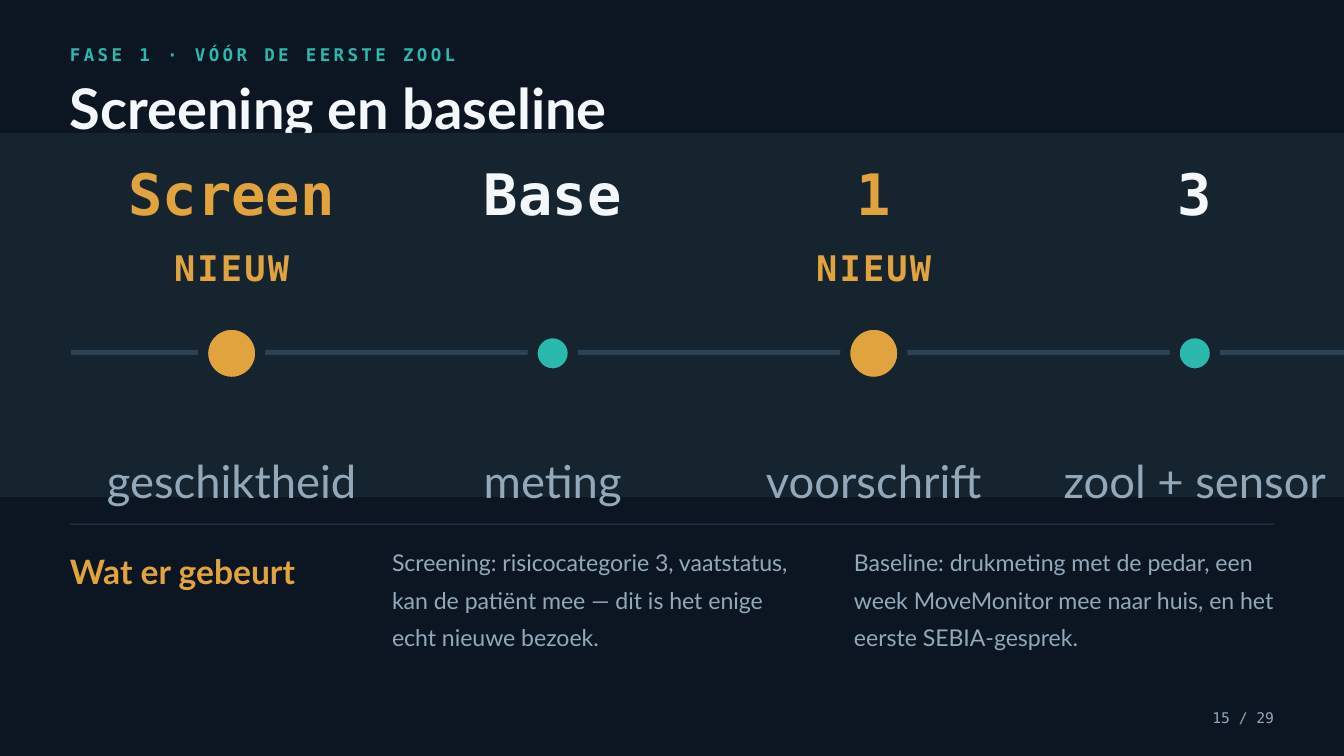
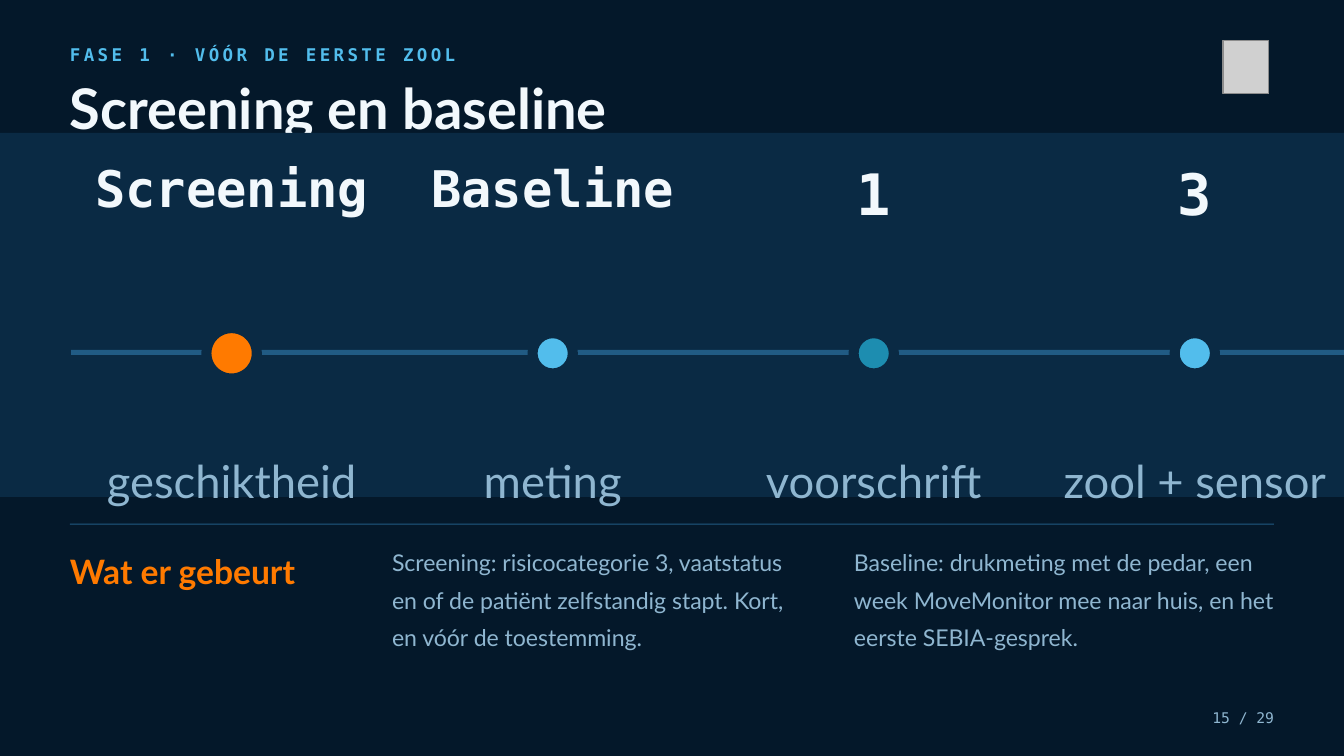
Before and after one commit to Dellfs/paradise-project, a slide deck: slide 15 of PARADISE_presentatie/PARADISE_informatiesessie_voetklinieken.pptx. Drawn at 1344x756 pixels with LibreOffice and Linux fonts; fonts in the diff are those of the drawing; grey boxes stand for pictures. Boxes give left, top, right and bottom in pixels: in the first picture for what was removed or moved away, otherwise in the second. Text is boxed around its words. In the diff, an @@ line names an element or a change of style, - is before the commit and + after.

```diff
--- a/PARADISE_presentatie/PARADISE_informatiesessie_voetklinieken.pptx
+++ b/PARADISE_presentatie/PARADISE_informatiesessie_voetklinieken.pptx
@@ rectangle at (x1=0, y1=0, x2=1344, y2=756): fill #0B1622 to #04182A @@
@@ text "FASE 1 · VÓÓR DE ..." at (x1=70, y1=48, x2=455, y2=62): text colour #2BB9AD to #52BDEC @@
@@ picture added at (x1=1223, y1=40, x2=1269, y2=94) @@
@@ text "Screening en baseline" at (x1=70, y1=87, x2=607, y2=133): text colour #F4F8FB to #F2F8FC @@
@@ rectangle at (x1=0, y1=133, x2=1344, y2=497): fill #16242F to #0A2A44 @@
@@ text "1" at (x1=857, y1=173, x2=891, y2=215): text colour #E0A33D to #F2F8FC @@
@@ text "3" at (x1=1178, y1=172, x2=1212, y2=216): text colour #F4F8FB to #F2F8FC @@
@@ text at (x1=95, y1=166, x2=368, y2=218): text changed; size 40.8 to 36 pt; text colour #E0A33D to #F2F8FC @@
-Screen
+Screening
@@ text at (x1=431, y1=166, x2=674, y2=208): text changed; size 40.8 to 36 pt; text colour #F4F8FB to #F2F8FC @@
-Base
+Baseline
@@ text removed at (x1=174, y1=255, x2=289, y2=282) @@
-NIEUW
@@ text removed at (x1=816, y1=255, x2=931, y2=282) @@
-NIEUW
@@ ellipse resized from (x1=203, y1=325, x2=260, y2=382) to (x1=207, y1=329, x2=257, y2=379) @@
@@ ellipse at (x1=207, y1=329, x2=257, y2=379): fill #E0A33D to #FF7A00; outline #16242F 7.2 pt to #0A2A44 7.2 pt @@
@@ rectangle at (x1=72, y1=350, x2=1344, y2=355): fill #2C4356 to #215B84 @@
@@ ellipse at (x1=532, y1=334, x2=573, y2=374): fill #2BB9AD to #52BDEC; outline #16242F 7.2 pt to #0A2A44 7.2 pt @@
@@ ellipse resized from (x1=845, y1=325, x2=902, y2=382) to (x1=854, y1=334, x2=894, y2=374) @@
@@ ellipse at (x1=854, y1=334, x2=894, y2=374): fill #E0A33D to #1D8DB0; outline #16242F 7.2 pt to #0A2A44 7.2 pt @@
@@ ellipse at (x1=1175, y1=334, x2=1215, y2=374): fill #2BB9AD to #52BDEC; outline #16242F 7.2 pt to #0A2A44 7.2 pt @@
@@ rectangle at (x1=70, y1=523, x2=1273, y2=524): fill #2C4356 to #215B84 @@
@@ text "Wat er gebeurt" at (x1=70, y1=559, x2=295, y2=590): text colour #E0A33D to #FF7A00 @@
@@ text at (x1=392, y1=554, x2=783, y2=650): text changed; text colour #93A9BA to #8FB6D0 @@
-Screening: risicocategorie 3, vaatstatus, kan de patiënt mee — dit is het enige echt nieuwe bezoek.
+Screening: risicocategorie 3, vaatstatus en of de patiënt zelfstandig stapt. Kort, en vóór de toestemming.
@@ text colour #93A9BA to #8FB6D0 in 6 elements at (x1=107, y1=464, x2=356, y2=506), (x1=484, y1=465, x2=622, y2=506), (x1=766, y1=464, x2=982, y2=499), (x1=1064, y1=464, x2=1326, y2=499), (x1=854, y1=554, x2=1273, y2=650), (x1=1212, y1=712, x2=1274, y2=723) @@
```
Also in this commit, not shown: 27 other slides changed, 1 slide added, 1 slide removed, 5 other files.
